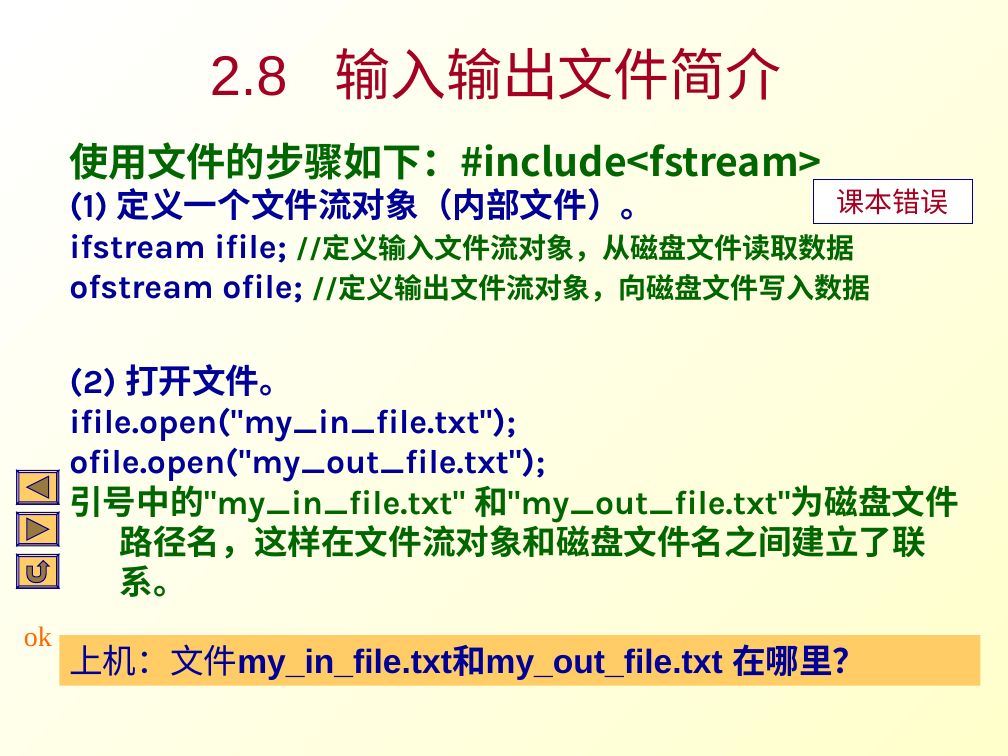
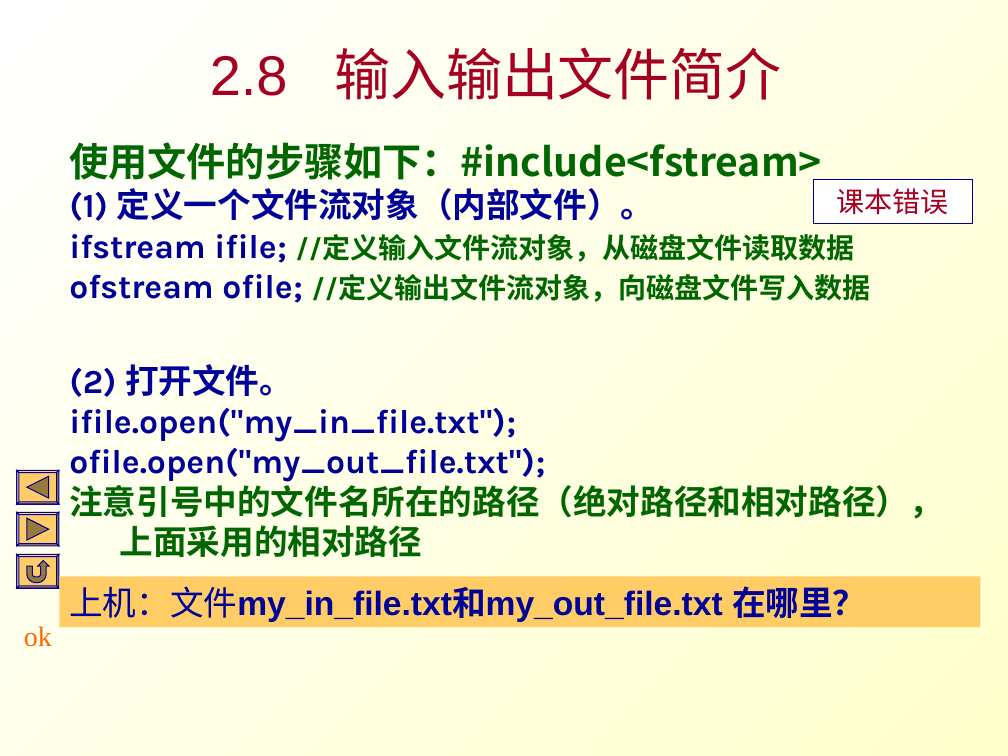
Before and after one commit to Changhe160/Changhe160.github.io, a slide deck: slide 55 of teachingRes/Cplusplus/unit02控制结构.ppt. Drawn at 1008x756 pixels with LibreOffice and Linux fonts; fonts in the diff are those of the drawing. Boxes give left, top, right and bottom in pixels: in the first picture for what was removed or moved away, otherwise in the second. Text is boxed around its words. In the diff, an @@ line names an element or a change of style, - is before the commit and + after.

```diff
--- a/teachingRes/Cplusplus/unit02控制结构.ppt
+++ b/teachingRes/Cplusplus/unit02控制结构.ppt
@@ text at [69,479,943,557]: text changed @@
-引号中的"my_in_file.txt" 和"my_out_file.txt"为磁盘文件路径名，这样在文件流对象和磁盘文件名之间建立了联系。
+注意引号中的文件名所在的路径（绝对路径和相对路径），上面采用的相对路径
@@ rectangle "上机：文件my_in_file.txt和my_out_file.txt 在哪里？": place and size @@
-rectangle "上机：文件my_in_file.txt和my_out_file.txt 在哪里？" at [59,635,981,685]
+rectangle "上机：文件my_in_file.txt和my_out_file.txt 在哪里？" at [59,577,981,627]
```
Also in this commit, not shown: 1 slide added, 1 other file.
